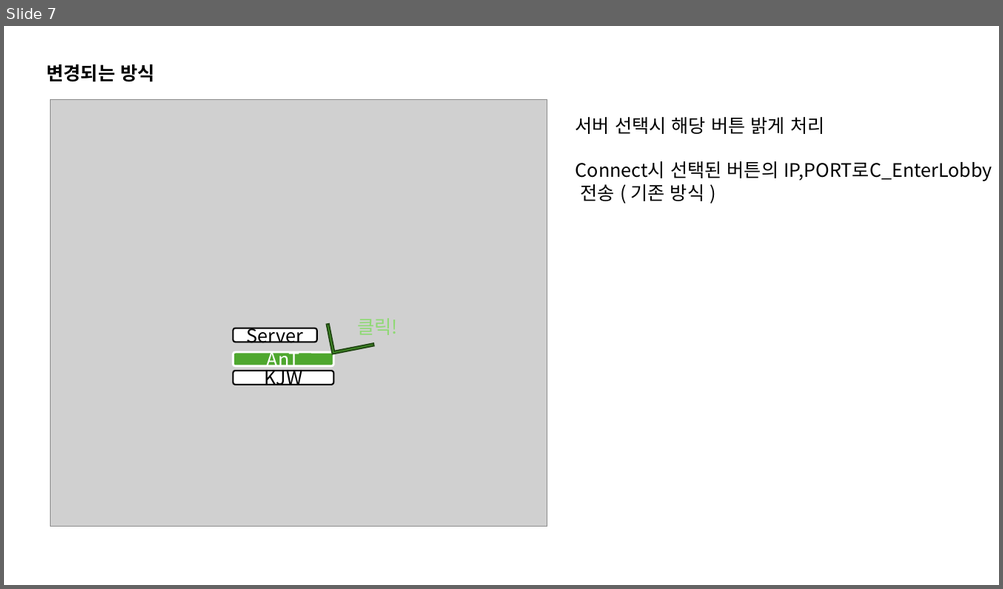
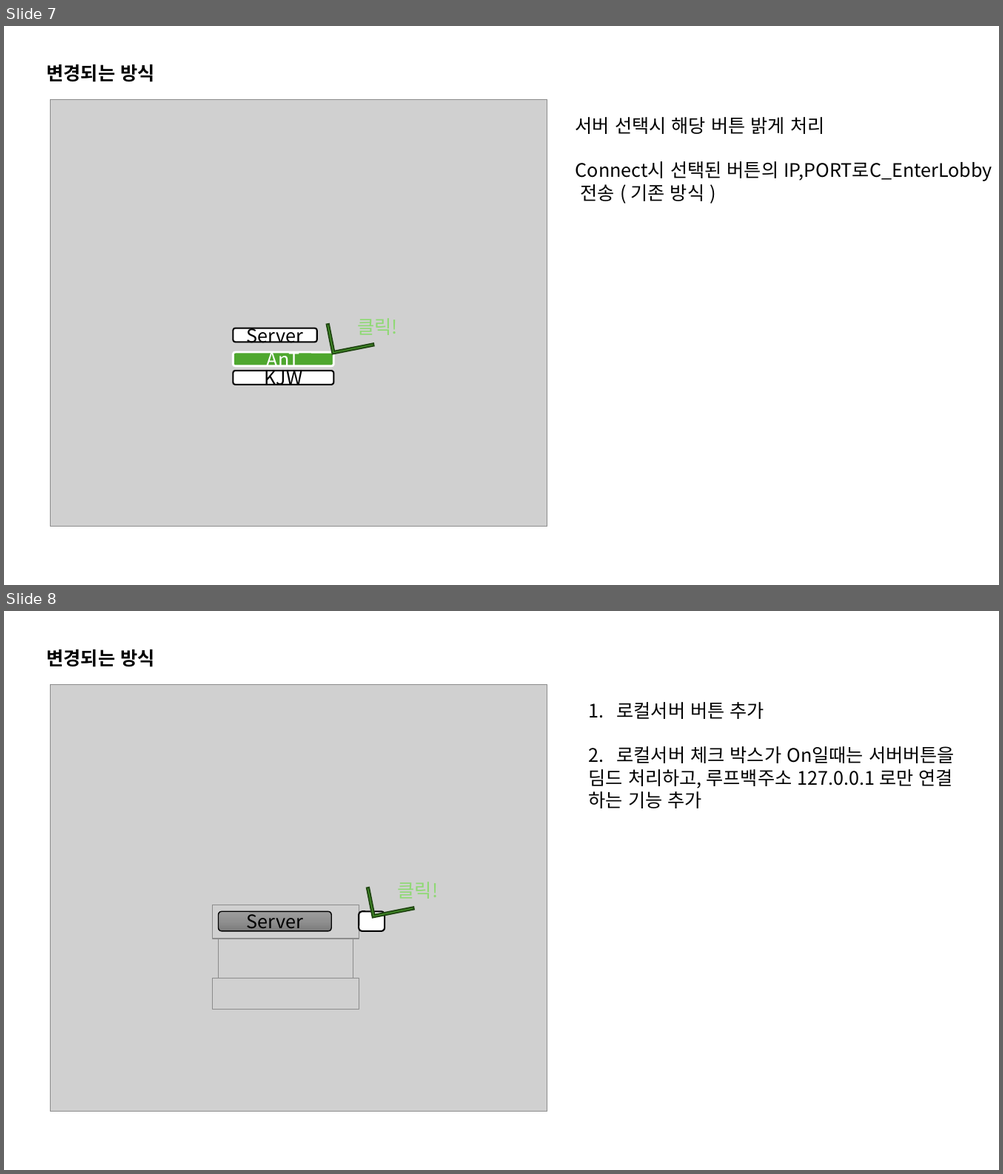
Before and after one commit to ath331/T_Survivor, a slide deck: Share/2. 기획 스크립트/[T] 2. 로그인 프로세스 변경.pptx. Shown one above the other, each under a label of ours: slide 7 before the commit, slides 7 and 8 after it. The pictures are 1003x589 and 1003x1174 pixels, drawn with LibreOffice and Linux fonts; fonts in the diff are those of the drawing; grey boxes stand for pictures. Boxes give left, top, right and bottom in pixels: in the first picture for what was removed or moved away, otherwise in the second. Text is boxed around its words. In the diff, an @@ line names an element or a change of style, - is before the commit and + after.

```diff
--- a/Share/2. 기획 스크립트/[T] 2. 로그인 프로세스 변경.pptx
+++ b/Share/2. 기획 스크립트/[T] 2. 로그인 프로세스 변경.pptx
@@ slide 8 added at <box>4,611,999,1170</box>, background #FFFFFF @@
@@ text added at <box>47,649,154,667</box>, 18 pt, text #000000, bold @@
+변경되는 방식
@@ picture added at <box>51,685,547,1113</box> @@
@@ text added at <box>589,702,954,809</box>, 18 pt, text #000000 @@
+1. 로컬서버 버튼 추가
+2. 로컬서버 체크 박스가 On일때는 서버버튼을
+딤드 처리하고, 루프백주소 127.0.0.1 로만 연결
+하는 기능 추가
@@ corner added at <box>367,880,414,919</box>, fill #4EA72E, outline #224914 1.5 pt @@
@@ picture added at <box>213,906,359,940</box> @@
@@ picture added at <box>218,906,353,1005</box> @@
@@ rounded rectangle added at <box>218,911,332,931</box>, fill gradient #9D9D9D to #909090 to #7C7C7C, outline #000000 1 pt, 18 pt, text #000000 @@
+Server
@@ rounded rectangle added at <box>358,911,384,931</box>, fill #FFFFFF, outline #000000 1.5 pt @@
@@ picture added at <box>213,979,359,1010</box> @@
```
